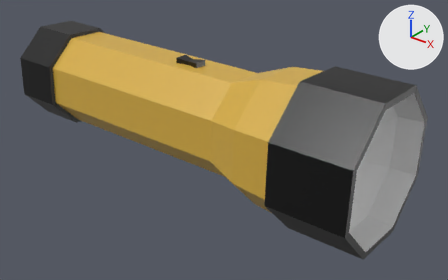
What one commit did to the FBX model Assets/3d model/Assets/Items/Flashlight.fbx.
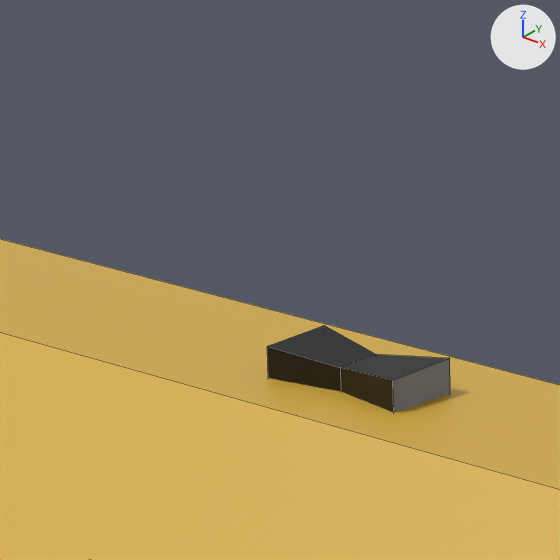
Each version appears first whole from a 50 mm lens placed at (6.46, -5.75, 3.27), pointed at (1.76, 0.13, -0.37), and next in a close-up on the part from 30% to 50% of the width and 1% to 33% of the height. Arrows for +X, +Y and +Z are at upper right; the lights stay in place. The last two pictures show the newer version. The close-ups show mesh edges as thin lines. Where no turn or scale is listed for an object, it has been applied to the vertices. Vertices at exactly the same position are counted once.

Before the edit, the objects in view are built like this:
```python
me_cylinder = bpy.data.meshes.new('Cylinder')
me_cylinder.from_pydata(...)  # 138 vertices, 124 faces; spans x -1.54..4.17, y -0.93..0.93, z -0.93..0.93
# faces by material slot: [24, 59, 41]
me_cylinder.materials.append(mat_body)  # yellow #d8af45
me_cylinder.materials.append(mat_switch)  # black #000000
me_cylinder.materials.append(mat_flash)  # white #e7e7e7
ob_cylinder = bpy.data.objects.new('Cylinder', me_cylinder)
ob_cylinder.location = (0.0, 0.0, 0.0)
```
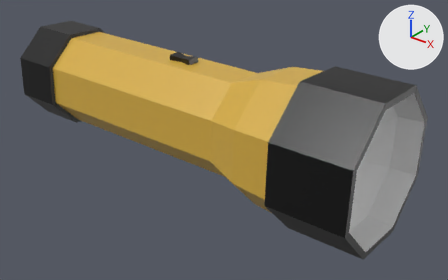
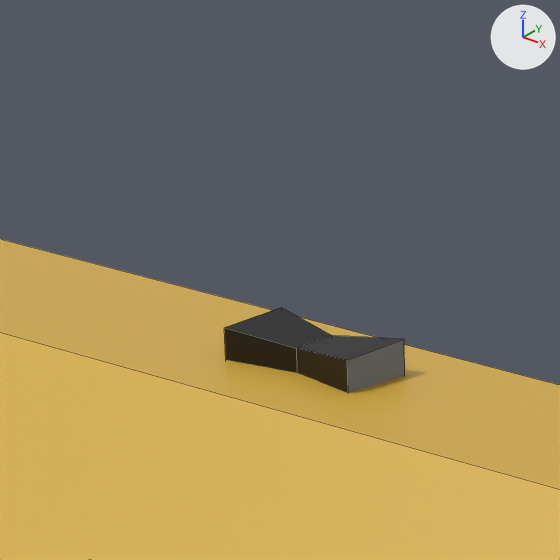
The newer file is also rescaled (x0.162), turned or shifted as a whole; pictures and numbers use the older file's frame.

What changed in the scene script:
```text
Change me_cylinder:
    used by ob_cylinder; location = (0.0, 0.0, 0.0)
    remove me_cylinder.from_pydata(...)  # 138 vertices, 124 faces; spans x -1.54..4.17, y -0.93..0.93, z -0.93..0.93
    add me_cylinder.from_pydata(...)  # 134 vertices, 124 faces; spans x -1.54..4.17, y -0.93..0.93, z -0.93..0.93
    me_cylinder part 1: the loose piece of 12 vertices spanning x 1.14..1.49, y -0.09..0.09, z 0.54..0.71 is moved by (-0.15, 0.04, 0.0)
    other edits to the shape of me_cylinder do not show in these pictures
```

Location of each change, [x1, y1, x2, y2] in pixels of the close-ups (560 x 560 px; the box of a moved part takes in the faces that stretch with it):
part 1 of me_cylinder, moved or reshaped: before [267, 325, 450, 413]; after [224, 307, 405, 393]
